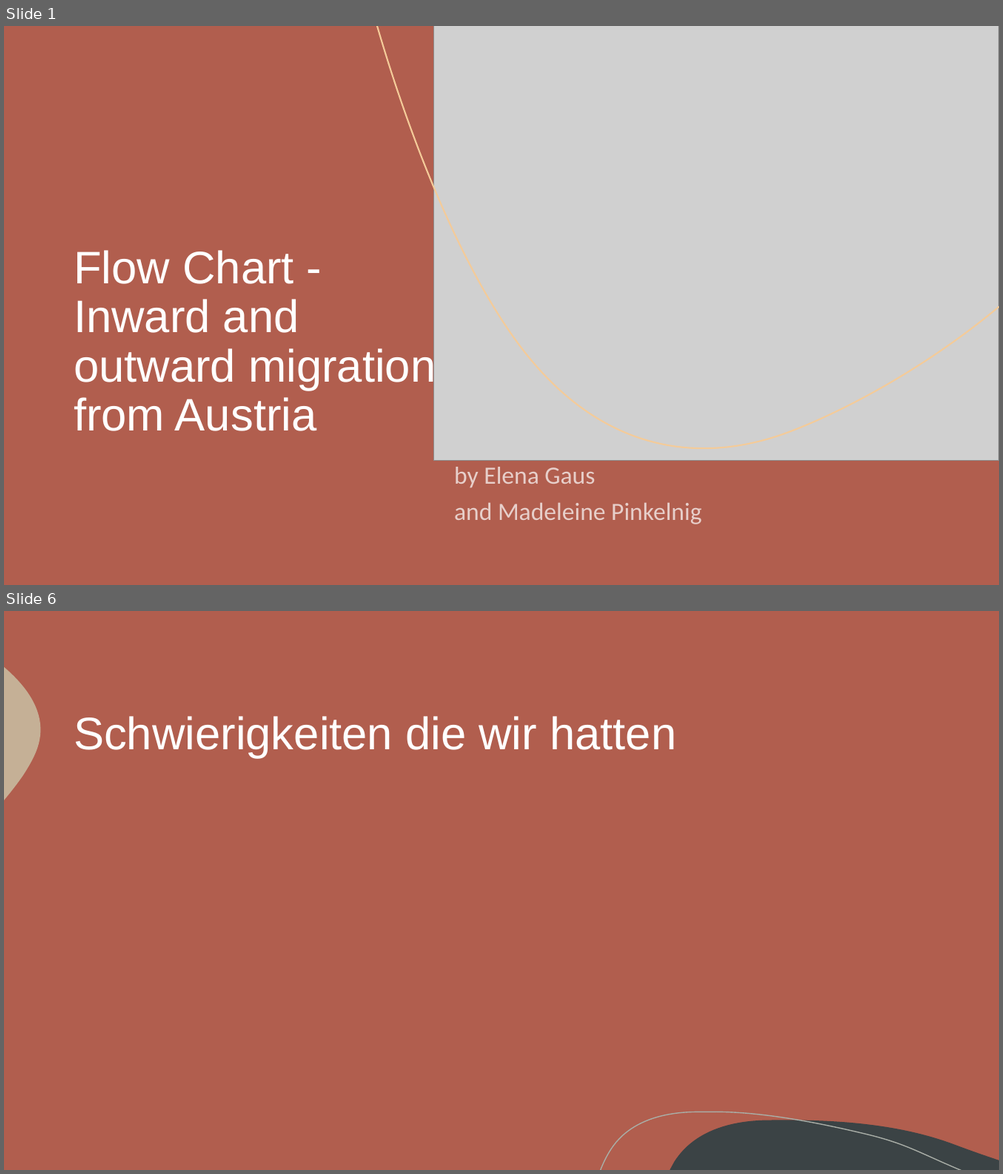
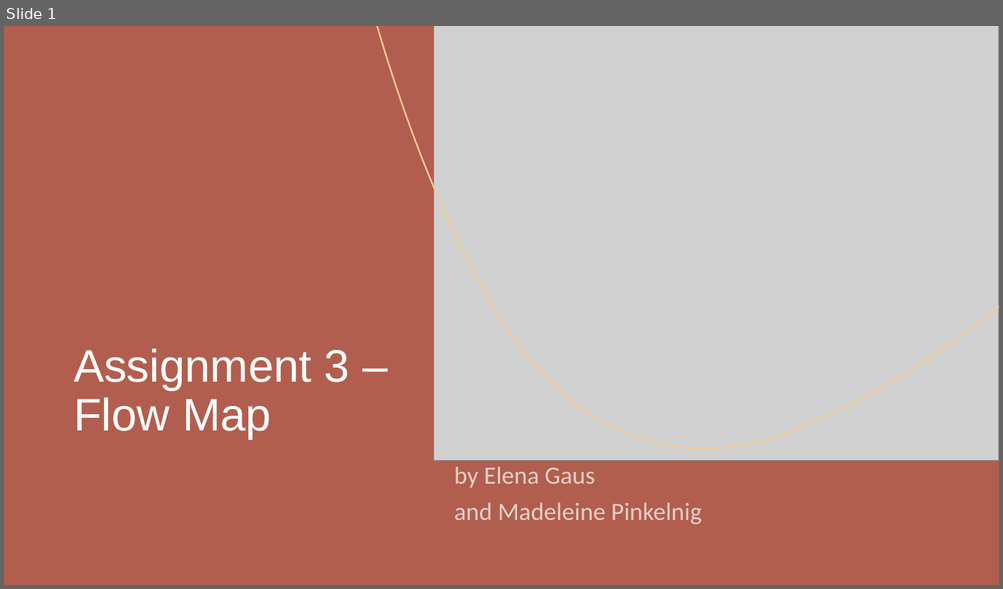
Before and after one commit to MadeByMel/geovisualisation, a slide deck: project_presentation.pptx. Shown one above the other, each under a label of ours: slides 1 and 6 before the commit, slide 1 after it; the slides between them are not shown. The pictures are 1003x1174 and 1003x589 pixels, drawn with LibreOffice and Linux fonts; fonts in the diff are those of the drawing; grey boxes stand for pictures. Boxes give left, top, right and bottom in pixels: in the first picture for what was removed or moved away, otherwise in the second. Text is boxed around its words. In the diff, an @@ line names an element or a change of style, - is before the commit and + after.

```diff
--- a/project_presentation.pptx
+++ b/project_presentation.pptx
@@ slide 6 removed at bbox=[4, 611, 999, 1170], background #B15E4E; not listed: 3 template elements that a slide beside it also shows @@
@@ title removed at bbox=[74, 716, 676, 758] @@
-Schwierigkeiten die wir hatten
@@ slide 1 changed as well @@
@@ title at bbox=[74, 349, 350, 440]: text changed @@
-Flow Chart - Inward and outward migration from Austria
+Assignment 3 – Flow Map
```
Also in this commit, not shown: 6 slides added, 5 other slides removed.
